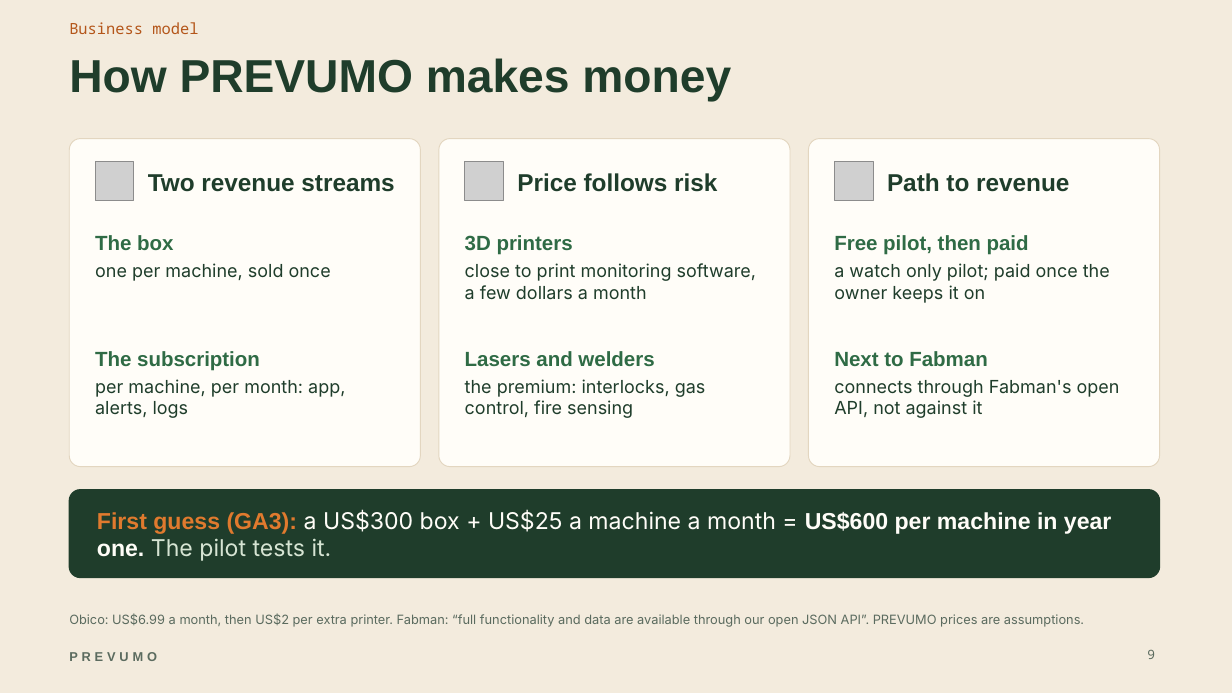
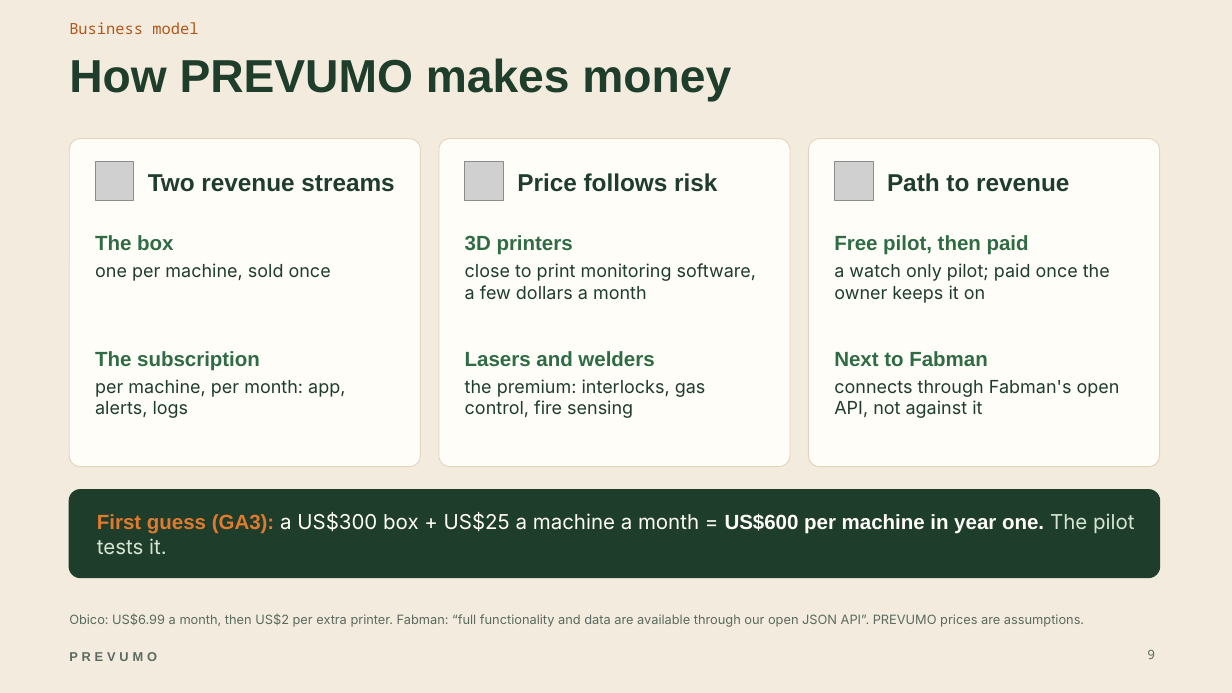
Before and after one commit to WAHB22/wahbs-world, a slide deck: slide 9 of prevumo/deliverables/final/PREVUMO-final.pptx. Drawn at 1232x693 pixels with LibreOffice and Linux fonts; fonts in the diff are those of the drawing; grey boxes stand for pictures. Boxes give left, top, right and bottom in pixels: in the first picture for what was removed or moved away, otherwise in the second. Text is boxed around its words. In the diff, an @@ line names an element or a change of style, - is before the commit and + after.

```diff
--- a/prevumo/deliverables/final/PREVUMO-final.pptx
+++ b/prevumo/deliverables/final/PREVUMO-final.pptx
@@ text "First guess (GA3): a US$300 ..." at (x1=97, y1=512, x2=1134, y2=554): size 18 to 16 pt @@
```
Also in this commit, not shown: 14 other files.
